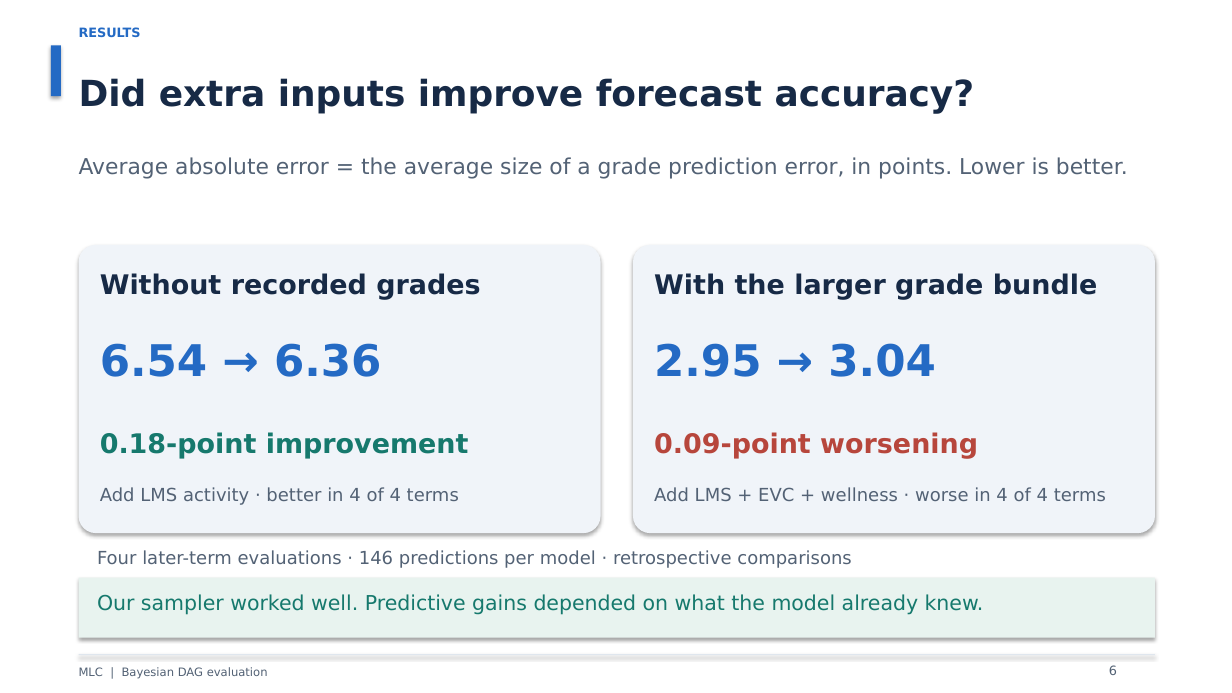
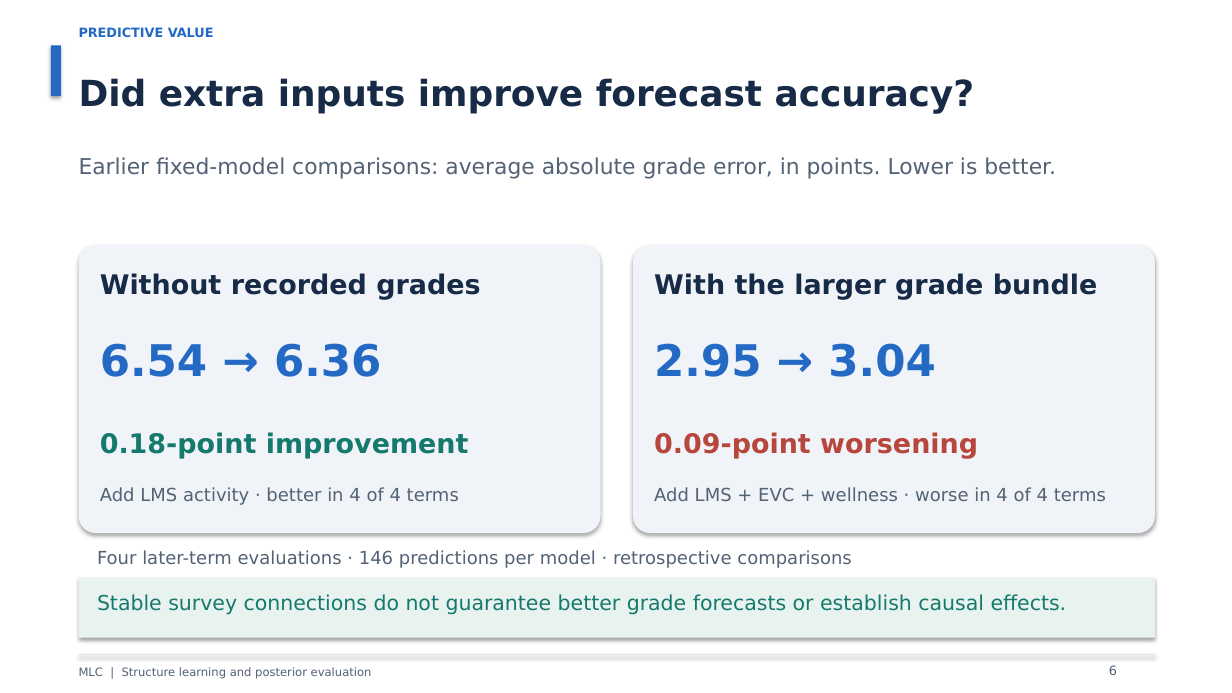
Before and after one commit to ayaan-27/UCI_Capstone_Project, a slide deck: slide 6 of deliverables/MLC_MCMC_and_Posterior_Sampling.pptx. Drawn at 1232x693 pixels with LibreOffice and Linux fonts; fonts in the diff are those of the drawing. Boxes give left, top, right and bottom in pixels: in the first picture for what was removed or moved away, otherwise in the second. Text is boxed around its words. In the diff, an @@ line names an element or a change of style, - is before the commit and + after.

```diff
--- a/deliverables/MLC_MCMC_and_Posterior_Sampling.pptx
+++ b/deliverables/MLC_MCMC_and_Posterior_Sampling.pptx
@@ text at (79,27,214,37): text changed @@
-RESULTS
+PREDICTIVE VALUE
@@ text at (79,157,1056,179): text changed @@
-Average absolute error = the average size of a grade prediction error, in points. Lower is better.
+Earlier fixed-model comparisons: average absolute grade error, in points. Lower is better.
@@ text at (97,594,1067,615): text changed @@
-Our sampler worked well. Predictive gains depended on what the model already knew.
+Stable survey connections do not guarantee better grade forecasts or establish causal effects.
@@ text at (79,667,372,679): text changed @@
-MLC | Bayesian DAG evaluation
+MLC | Structure learning and posterior evaluation
```
Also in this commit, not shown: 4 other slides changed, 1 slide added, 1 slide removed, 4 other files.
